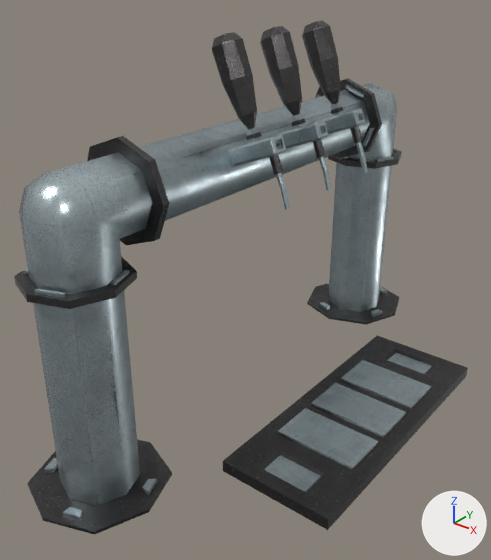
Two versions of the FBX model Assets/_Visual/Environment/Restaurant/Internal/Torneira_De_Chopp.fbx, one commit apart.
Rendered twice from a 50 mm lens placed at (5.54, -7.11, 5.99), pointed at (0.43, -0.72, 2.02). Every picture has the same lights, and +X, +Y and +Z are marked at lower right. Vertices at the same position are counted once.
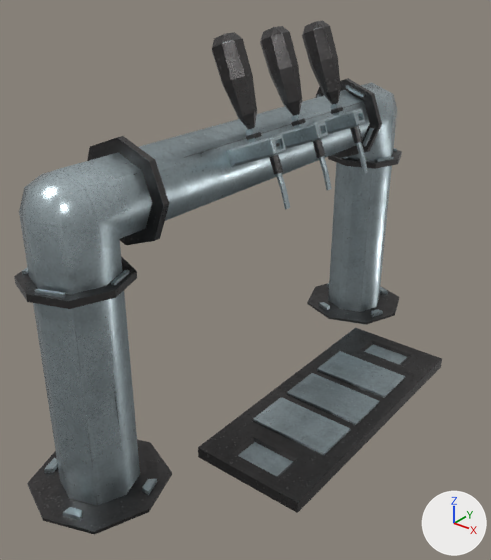
The newer file is also rescaled (x0.0863) as a whole; pictures and numbers use the older file's frame.

What differs and where, as boxes (x1, y1, x2, y2) in the pictures (491 x 560 px; the box of a moved part takes in the faces that stretch with it):
'Cube', reshaped
    before: (14, 21, 468, 535)
    after: (14, 21, 442, 535)
part 1 of me_cube_001, moved or reshaped
    before: (223, 336, 468, 530)
    after: (198, 328, 442, 513)

Edits to the bpy script that builds the scene:
```text
Change me_cube_001:
    where me_cube_001.from_pydata(...)  # 984 vertices, 955 faces; spans x -0.86..2.66, y -3.95..3.96, z 0.0..5.15
    used by ob_cube; location = (0.0, 0.0, 0.0)
    me_cube_001 part 1: the loose piece of 64 vertices spanning x 1.09..2.66, y -2.0..2.0, z 0.0..0.19 is moved by (-0.42, 0.0, 0.0)
```
